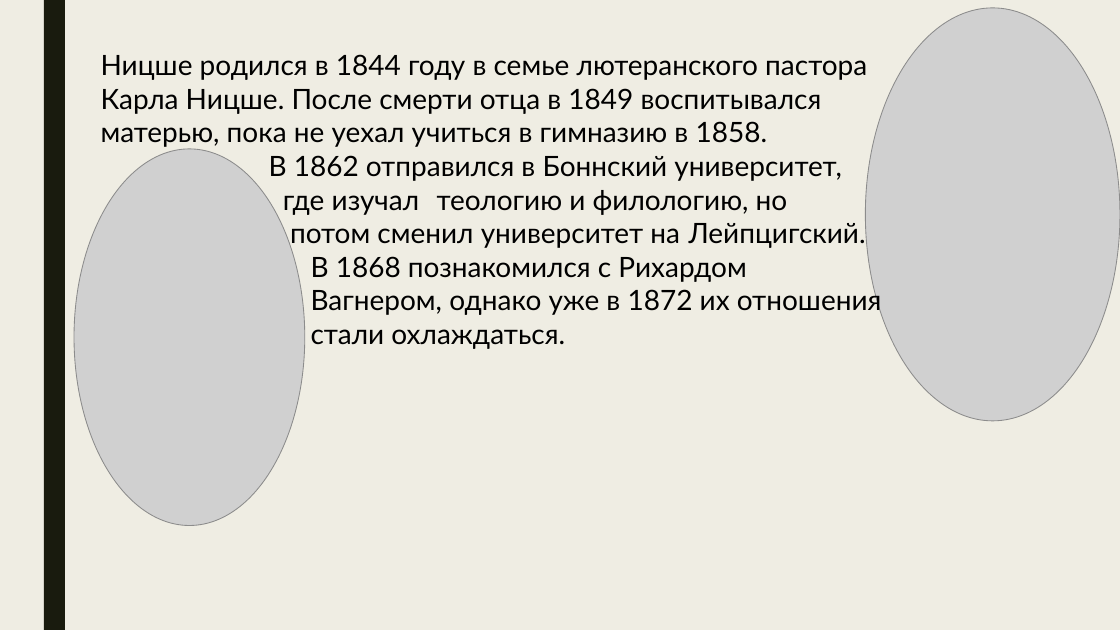
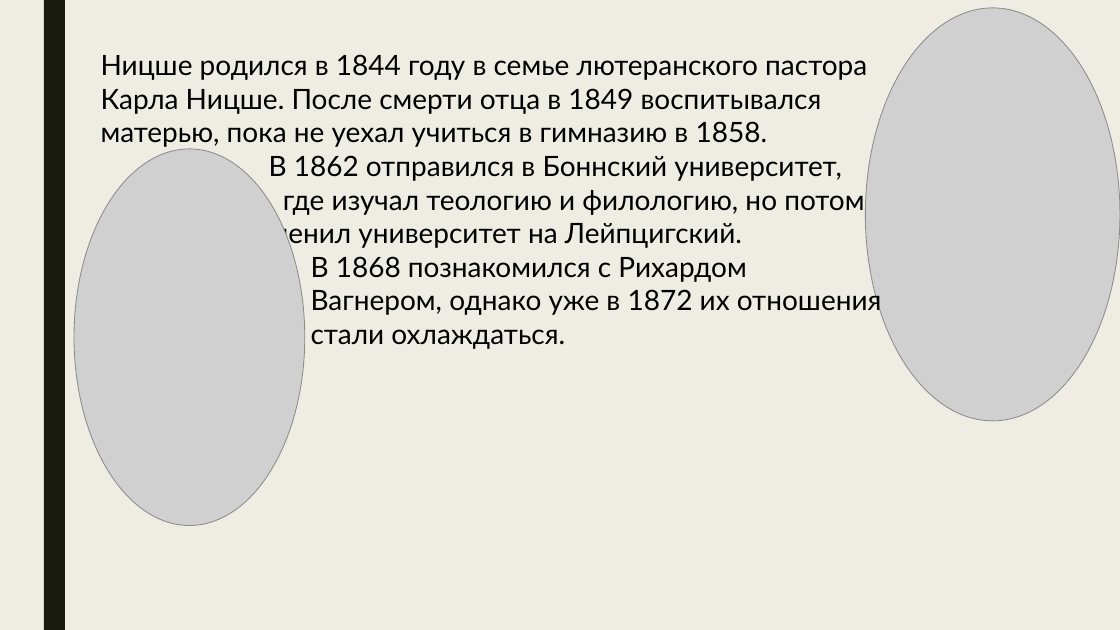
Before and after one commit to AtomMushroom/supreme-guacamole, a slide deck: slide 3 of Фридрих Ницше.pptx. Drawn at 1120x630 pixels with LibreOffice and Linux fonts; fonts in the diff are those of the drawing; grey boxes stand for pictures. Boxes give left, top, right and bottom in pixels: in the first picture for what was removed or moved away, otherwise in the second. Text is boxed around its words. In the diff, an @@ line names an element or a change of style, - is before the commit and + after.

```diff
--- a/Фридрих Ницше.pptx
+++ b/Фридрих Ницше.pptx
@@ text at (255,190,864,249): text changed @@
-где изучал теологию и филологию, но
-потом сменил университет на Лейпцигский.
+где изучал теологию и филологию, но потом сменил университет на Лейпцигский.
```
Also in this commit, not shown: 1 other slide changed, 2 slides added, 1 slide removed.
